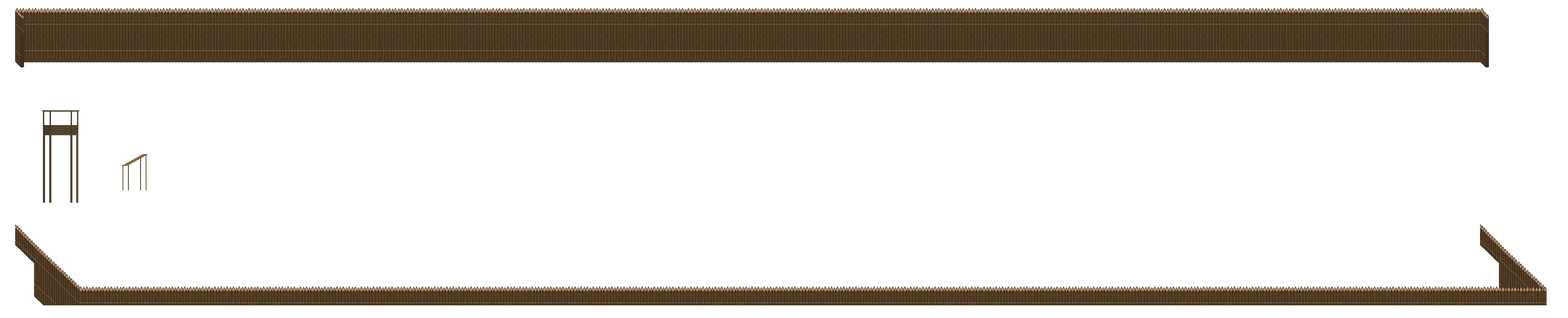
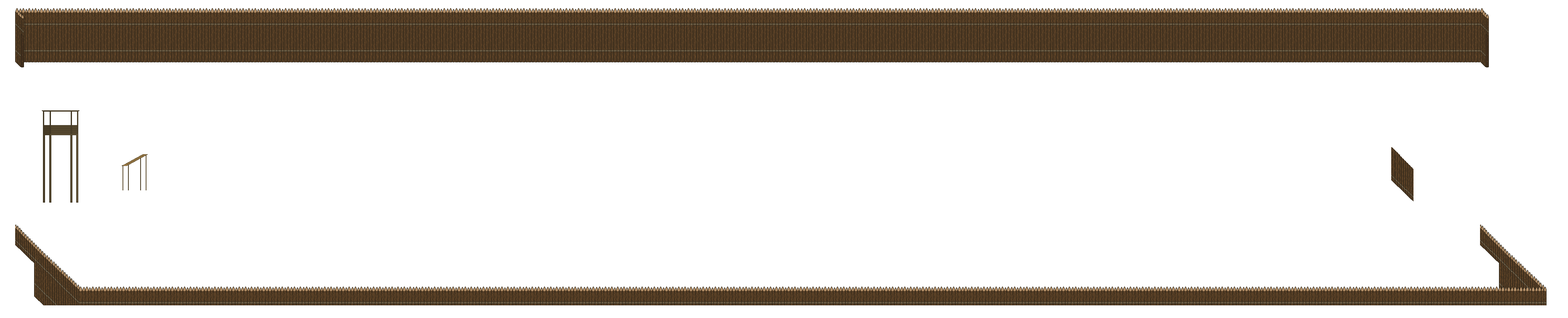
The second w=1568, h=318 image is a revision of the first. Changes to its layers:
added layer "Layer 2" above "torre" over [1391, 146, 1414, 202]
